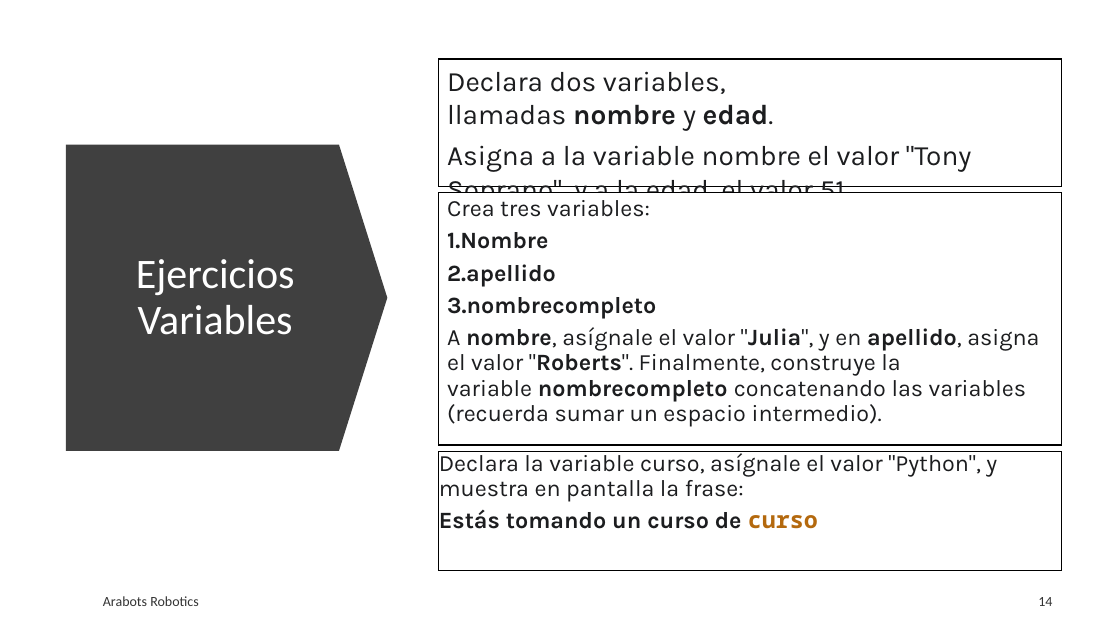
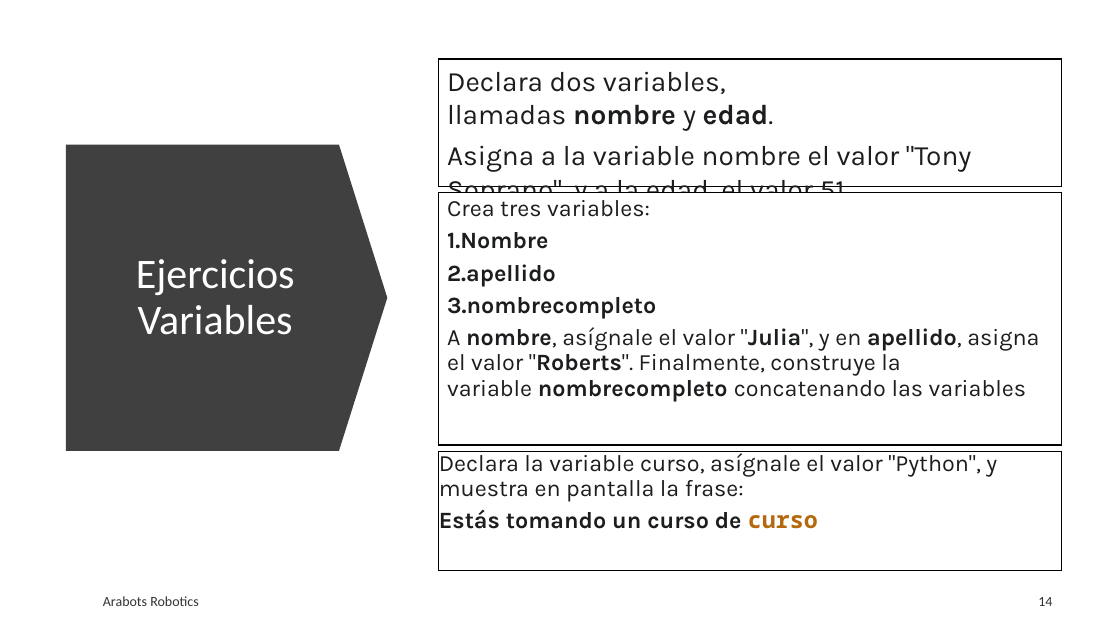
Before and after one commit to Oviwan999/Arabots-Classes2, a slide deck: slide 14 of PPTX/Phyton desde 0.pptx. Drawn at 1120x630 pixels with LibreOffice and Linux fonts; fonts in the diff are those of the drawing. Boxes give left, top, right and bottom in pixels: in the first picture for what was removed or moved away, otherwise in the second. Text is boxed around its words. In the diff, an @@ line names an element or a change of style, - is before the commit and + after.

```diff
--- a/PPTX/Phyton desde 0.pptx
+++ b/PPTX/Phyton desde 0.pptx
@@ text in rectangle at (447, 327, 1039, 401): text changed @@
-A nombre, asígnale el valor "Julia", y en apellido, asigna el valor "Roberts". Finalmente, construye la variable nombrecompleto concatenando las variables (recuerda sumar un espacio intermedio).
+A nombre, asígnale el valor "Julia", y en apellido, asigna el valor "Roberts". Finalmente, construye la variable nombrecompleto concatenando las variables
```
Also in this commit, not shown: 1 other file.
